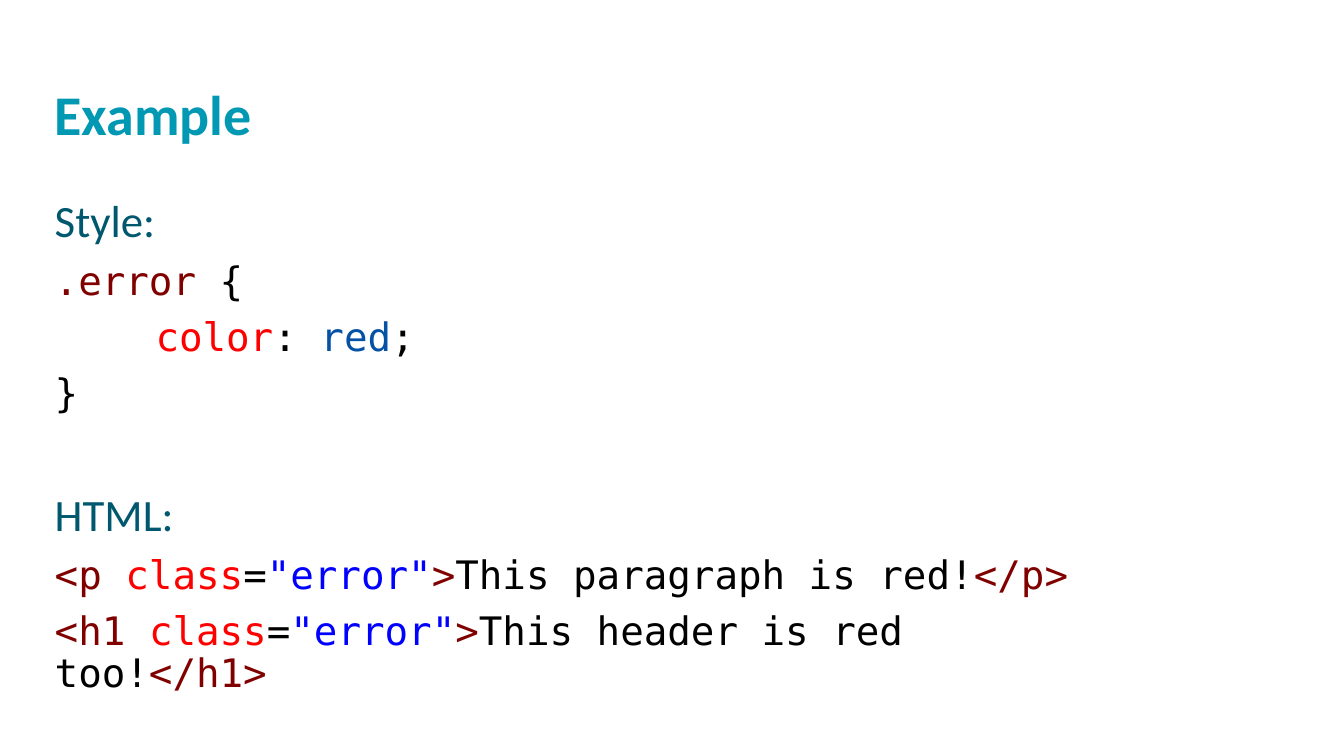
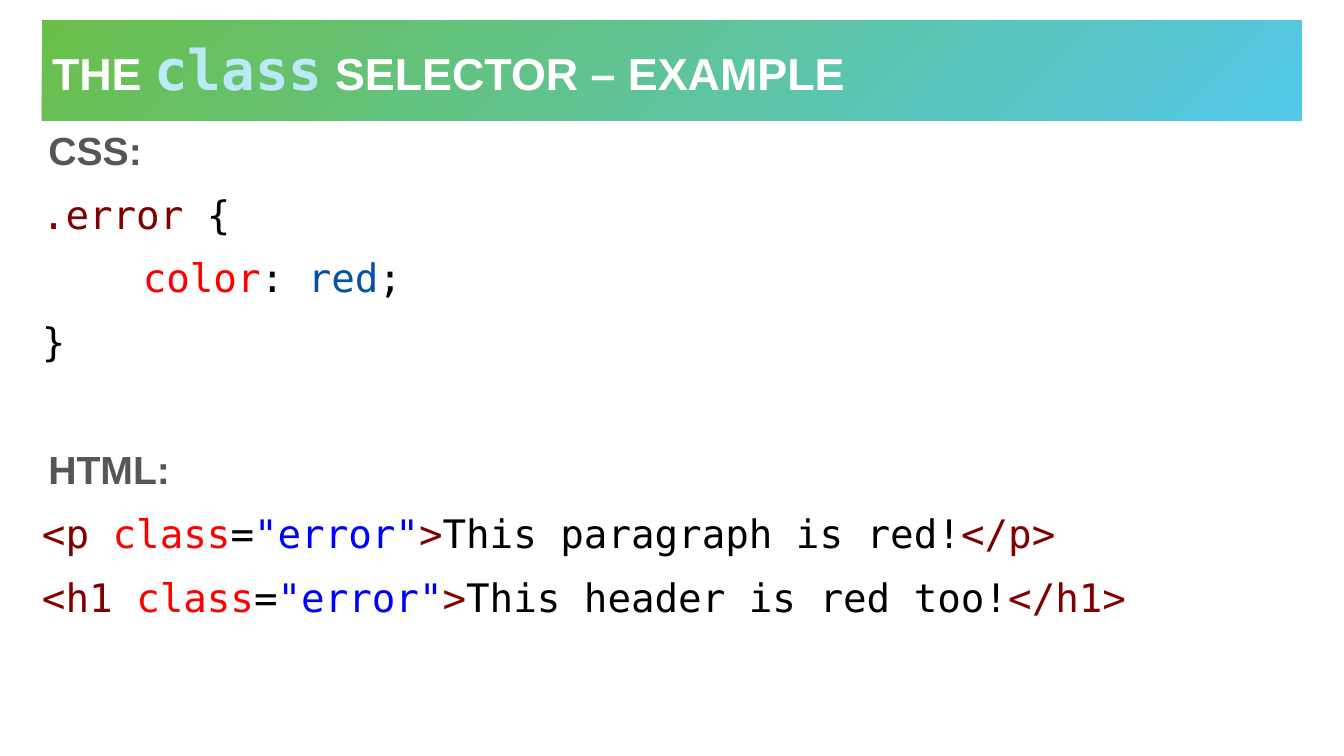
Before and after one commit to hytechclub/web-101, a slide deck: slide 4 of Week07/MoreSelectors.pptx. Drawn at 1344x756 pixels with LibreOffice and Linux fonts; fonts in the diff are those of the drawing; background and template pictures are left out. Boxes give left, top, right and bottom in pixels: in the first picture for what was removed or moved away, otherwise in the second. Text is boxed around its words. In the diff, an @@ line names an element or a change of style, - is before the commit and + after.

```diff
--- a/Week07/MoreSelectors.pptx
+++ b/Week07/MoreSelectors.pptx
@@ title added at (42,20,1303,121), fill gradient #6ABF4B to #54C8E8, 32 pt, text #FFFFFF, bold @@
+THE class SELECTOR – EXAMPLE
@@ text removed at (55,95,252,144) @@
-Example
@@ text "CSS:": place and size @@
-text "CSS:" at (55,206,1068,691)
+text "CSS:" at (42,137,1126,616)
@@ text at (48,137,142,166): text changed; size 32 to 28 pt; font Calibri to Arial; text colour #00586E to #56565A; bold on @@
-Style:
+CSS:
@@ text at (42,207,1126,616): size 32 to 28 pt, font Calibri to Arial, text colour #00586E to #56565A, bold on in "HTML:"; line spacing 0.9 to 1; more space between paragraphs; indent changed @@
```
Also in this commit, not shown: 3 other slides changed, 7 slides added, 7 slides removed, 4 other files.
